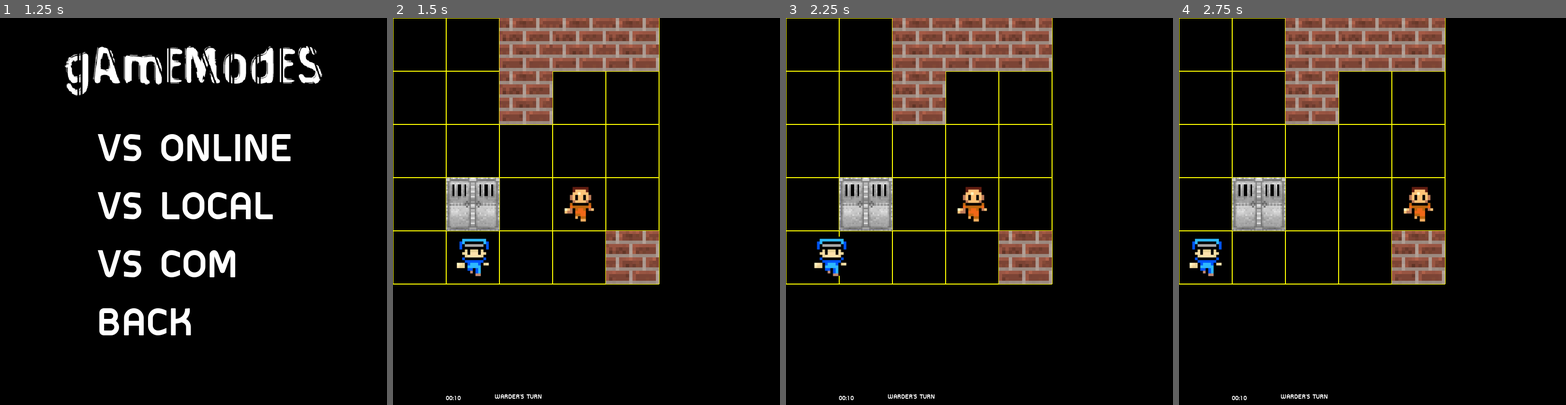
Above: before the commit, frames 1-4 (left to right).
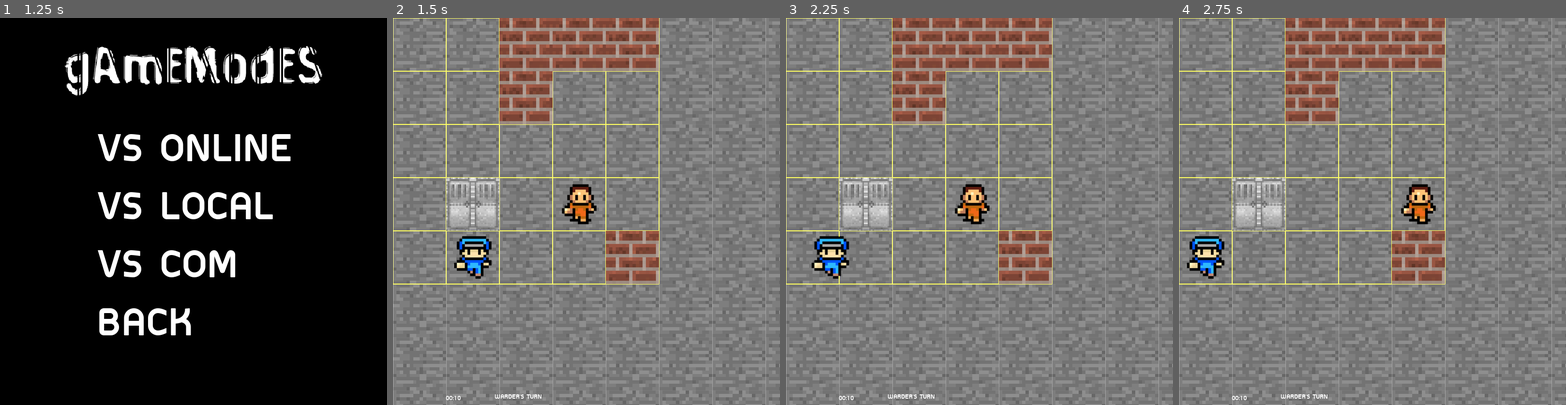
Above: after the commit, the same moments.

Repository: Putter30772/ESCAPE-PLAN-V3
Game: Godot game, scene res://TitleScreenRelated/TitleScreen.tscn
Two runs of this game, one before a commit and one after it. Both use one fixed random seed, a clock stepped at 60 frames per second and the inputs below. Sound files missing from this copy of the repository are replaced by a short silence.
Inputs:
- Up to frame 1 (1.25 s): click "PLAY" at 0.5 s
- Up to frame 2 (1.5 s): click "VS LOCAL" at 1.25 s
- Up to frame 3 (2.25 s): tap Enter at 2 s; hold Right (move_right) from 2.03 s (still down); hold A (a) from 2.03 s (still down)
- Up to frame 4 (2.75 s): keep holding Right (move_right); keep holding A (a); tap D (d) at 2.3 s

Frame 1 is identical in both runs. In frame 2, 87% of the frame differs, in the area x 0-100%, y 0-100%; in frame 3, 87%; in frame 4, 87%.

Commit message:
background added + reposition text in windowdialog

Diff:
--- a/06-Grid-based movement/Game.tscn
+++ b/06-Grid-based movement/Game.tscn
@@ -19,9 +19,11 @@
 [ext_resource path="res://RageQuit.gd" type="Script" id=17]
 
 [sub_resource type="DynamicFont" id=1]
+size = 30
 font_data = ExtResource( 5 )
 
 [sub_resource type="DynamicFont" id=2]
+size = 30
 font_data = ExtResource( 5 )
 
 [sub_resource type="DynamicFont" id=3]
@@ -44,9 +46,11 @@
 font_data = ExtResource( 5 )
 
 [sub_resource type="DynamicFont" id=9]
+size = 30
 font_data = ExtResource( 5 )
 
 [sub_resource type="DynamicFont" id=10]
+size = 30
 font_data = ExtResource( 5 )
 
 [sub_resource type="DynamicFont" id=11]
@@ -85,18 +89,18 @@
 script = ExtResource( 4 )
 
 [node name="Label" type="Label" parent="."]
-margin_left = 276.986
-margin_top = 610.128
-margin_right = 341.986
-margin_bottom = 646.128
+margin_left = 400.0
+margin_top = 610.0
+margin_right = 465.0
+margin_bottom = 646.0
 custom_fonts/font = SubResource( 1 )
 script = ExtResource( 6 )
 
 [node name="PlayerNum" type="Label" parent="."]
-margin_left = 24.734
-margin_top = 609.221
-margin_right = 124.734
-margin_bottom = 645.221
+margin_left = 25.0
+margin_top = 610.0
+margin_right = 125.0
+margin_bottom = 646.0
 custom_fonts/font = SubResource( 2 )
 script = ExtResource( 7 )
 
@@ -150,12 +154,13 @@
 margin_bottom = 100.0
 rect_min_size = Vector2( 250, 100 )
 size_flags_horizontal = 4
-size_flags_vertical = 0
+size_flags_vertical = 4
 script = ExtResource( 10 )
 
 [node name="Label" type="Label" parent="MarginContainer/WelcomePopUp"]
-margin_right = 40.0
-margin_bottom = 14.0
+margin_left = 12.0
+margin_right = 12.0
+margin_bottom = 19.0
 size_flags_horizontal = 4
 custom_fonts/font = SubResource( 6 )
 align = 1
@@ -237,20 +242,20 @@
 text = "Paused"
 
 [node name="DisplayTime" type="Label" parent="."]
-margin_left = 206.986
-margin_top = 610.086
-margin_right = 276.986
-margin_bottom = 646.086
+margin_left = 300.0
+margin_top = 610.0
+margin_right = 370.0
+margin_bottom = 646.0
 custom_fonts/font = SubResource( 9 )
 script = ExtResource( 12 )
 
 [node name="Timer" type="Timer" parent="DisplayTime"]
 
 [node name="ScoreBoard" type="Label" parent="."]
-margin_left = 129.472
-margin_top = 607.981
-margin_right = 199.472
-margin_bottom = 643.981
+margin_left = 25.0
+margin_top = 650.0
+margin_right = 95.0
+margin_bottom = 686.0
 custom_fonts/font = SubResource( 10 )
 script = ExtResource( 13 )
 
--- a/06-Grid-based movement/LAN.tscn
+++ b/06-Grid-based movement/LAN.tscn
@@ -1,44 +1,55 @@
-[gd_scene load_steps=15 format=2]
+[gd_scene load_steps=16 format=2]
 
-[ext_resource path="res://GridLAN.gd" type="Script" id=1]
-[ext_resource path="res://Grid VisualizerLAN.gd" type="Script" id=2]
-[ext_resource path="res://NodeLAN.gd" type="Script" id=3]
-[ext_resource path="res://CircularBold.ttf" type="DynamicFontData" id=4]
-[ext_resource path="res://LabelLAN.gd" type="Script" id=5]
-[ext_resource path="res://WindowDialogLAN.gd" type="Script" id=6]
-[ext_resource path="res://DisplayTimeLAN.gd" type="Script" id=7]
-[ext_resource path="res://SoundEffects/335571_magntron_gamemusic (online-audio-converter.com).wav" type="AudioStream" id=8]
+[ext_resource path="res://bg.png" type="Texture" id=1]
+[ext_resource path="res://GridLAN.gd" type="Script" id=2]
+[ext_resource path="res://Grid VisualizerLAN.gd" type="Script" id=3]
+[ext_resource path="res://NodeLAN.gd" type="Script" id=4]
+[ext_resource path="res://CircularBold.ttf" type="DynamicFontData" id=5]
+[ext_resource path="res://LabelLAN.gd" type="Script" id=6]
+[ext_resource path="res://WindowDialogLAN.gd" type="Script" id=7]
+[ext_resource path="res://DisplayTimeLAN.gd" type="Script" id=8]
+[ext_resource path="res://SoundEffects/335571_magntron_gamemusic (online-audio-converter.com).wav" type="AudioStream" id=9]
 
 [sub_resource type="DynamicFont" id=1]
-font_data = ExtResource( 4 )
+font_data = ExtResource( 5 )
 
 [sub_resource type="DynamicFont" id=2]
-font_data = ExtResource( 4 )
+font_data = ExtResource( 5 )
 
 [sub_resource type="DynamicFont" id=3]
-font_data = ExtResource( 4 )
+font_data = ExtResource( 5 )
 
 [sub_resource type="DynamicFont" id=4]
-font_data = ExtResource( 4 )
+font_data = ExtResource( 5 )
 
 [sub_resource type="DynamicFont" id=5]
-font_data = ExtResource( 4 )
+font_data = ExtResource( 5 )
 
 [sub_resource type="DynamicFont" id=6]
-font_data = ExtResource( 4 )
+font_data = ExtResource( 5 )
 
 [node name="LAN" type="Node2D"]
+
+[node name="ParallaxBackground" type="ParallaxBackground" parent="."]
+
+[node name="ParallaxLayer" type="ParallaxLayer" parent="ParallaxBackground"]
+motion_mirroring = Vector2( 800, 0 )
+
+[node name="TextureRect" type="TextureRect" parent="ParallaxBackground/ParallaxLayer"]
+margin_right = 40.0
+margin_bottom = 40.0
+texture = ExtResource( 1 )
 
 [node name="GridLAN" type="TileMap" parent="."]
 cell_size = Vector2( 110, 110 )
 format = 1
-script = ExtResource( 1 )
+script = ExtResource( 2 )
 
 [node name="Grid VisualizerLAN" type="Node2D" parent="GridLAN"]
-script = ExtResource( 2 )
+script = ExtResource( 3 )
 
 [node name="NodeLAN" type="Node" parent="."]
-script = ExtResource( 3 )
+script = ExtResource( 4 )
 
 [node name="Label" type="Label" parent="."]
 margin_left = 209.676
Not shown: 4 places in 06-Grid-based movement/LAN.tscn that only renumber resources
Binary file added: 06-Grid-based movement/bg.png
Not shown, added: 06-Grid-based movement/bg.png.import
